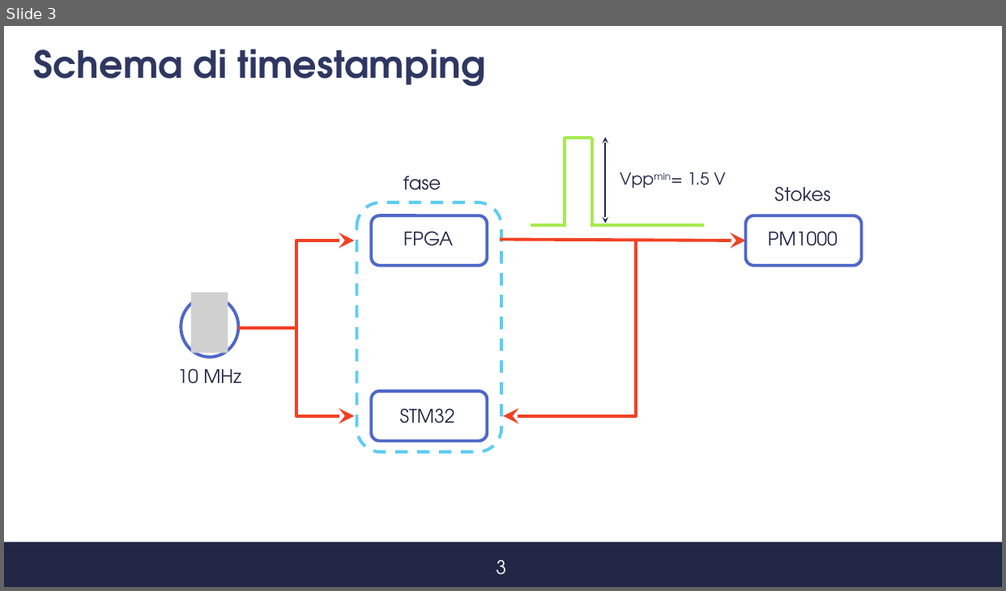
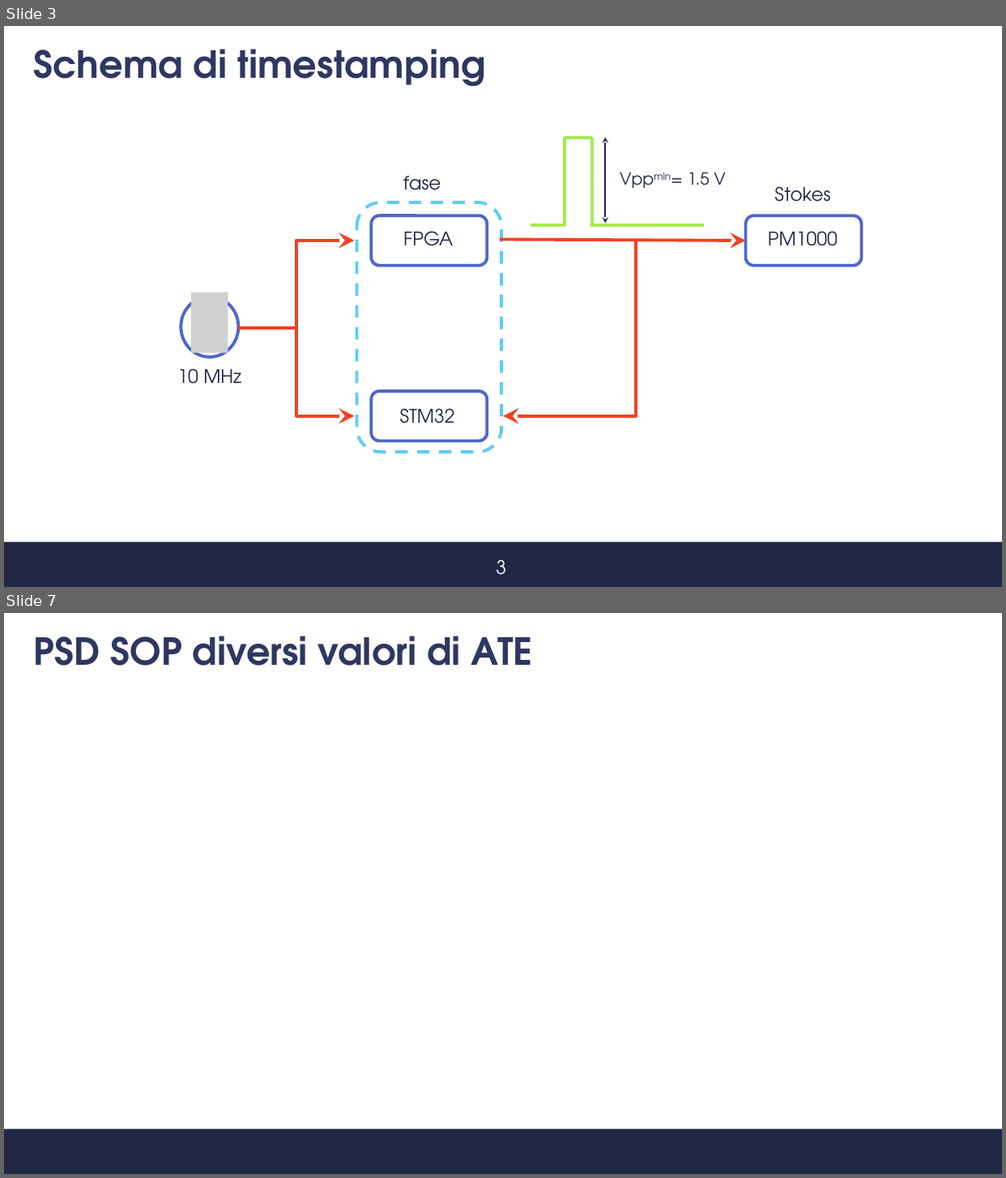
Before and after one commit to s347960/Presentazione, a slide deck: Presentazione_07_09.pptx. Shown one above the other, each under a label of ours: slide 3 before the commit, slides 3 and 7 after it; the slides between them are not shown. The pictures are 1006x591 and 1006x1178 pixels, drawn with LibreOffice and Linux fonts; fonts in the diff are those of the drawing; grey boxes stand for pictures; background and template pictures are left out. Boxes give left, top, right and bottom in pixels: in the first picture for what was removed or moved away, otherwise in the second. Text is boxed around its words. In the diff, an @@ line names an element or a change of style, - is before the commit and + after.

```diff
--- a/Presentazione_07_09.pptx
+++ b/Presentazione_07_09.pptx
@@ slide 7 added at <box>4,613,1002,1174</box>, background #FFFFFF; not listed: 1 template element that a slide beside it also shows @@
@@ title added at <box>33,636,533,666</box>, 36 pt, text #2E3761, bold @@
+PSD SOP diversi valori di ATE
```
Also in this commit, not shown: 7 other slides added, 4 slides removed.
